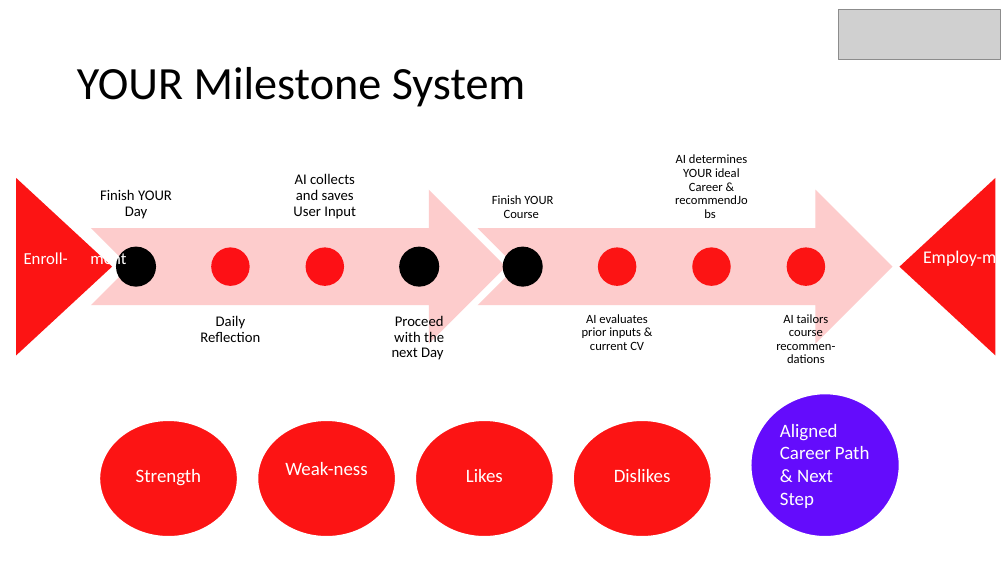
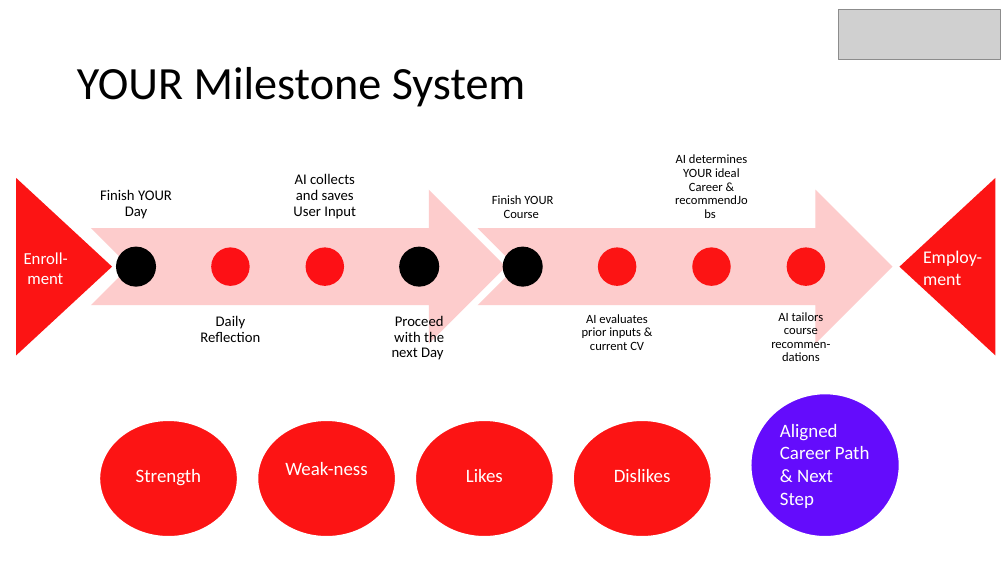
Before and after one commit to bhanuprasanna2001/debug-thugs, a slide deck: slide 4 of Presentations/AI-Driven Copilot for LeWagon Presentation.pptx. Drawn at 1008x567 pixels with LibreOffice and Linux fonts; fonts in the diff are those of the drawing; grey boxes stand for pictures. Boxes give left, top, right and bottom in pixels: in the first picture for what was removed or moved away, otherwise in the second. Text is boxed around its words. In the diff, an @@ line names an element or a change of style, - is before the commit and + after.

```diff
--- a/Presentations/AI-Driven Copilot for LeWagon Presentation.pptx
+++ b/Presentations/AI-Driven Copilot for LeWagon Presentation.pptx
@@ text at [24,252,68,284]: text changed @@
-Enroll- ment
+Enroll-
+ment
@@ text at [923,250,982,290]: text changed @@
-Employ-ment
+Employ-
+ment
@@ text "AI tailors course recommen-dations": place and size @@
-text "AI tailors course recommen-dations" at [776,312,835,363]
+text "AI tailors course recommen-dations" at [771,312,830,361]
```
